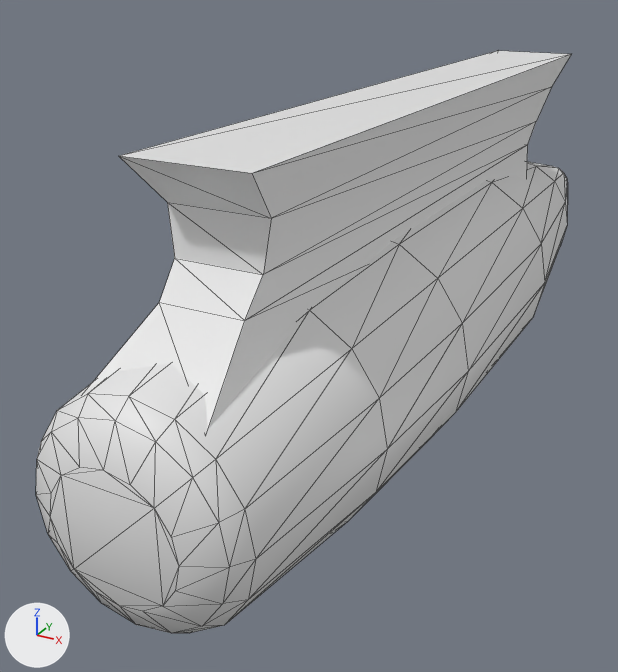
The glTF model ships/hull-parts/models/cylinder_keel.glb as it was, and as the next commit left it.
Before and after are seen from a 50 mm camera at (4.27, -10.61, 1.96) aimed at (-1.3, -0.48, -3.11). Lighting does not change. The marker at lower left points along +X, +Y and +Z. The older version comes first. Mesh edges are drawn as thin lines.

The older version as bpy lines, for what is in view:
```python
me_cube_001 = bpy.data.meshes.new('Cube.001')
me_cube_001.from_pydata(...)  # 20 vertices, 36 faces; spans x -0.67..0.67, y -5.77..5.61, z -1.59..0.43
me_cylinder_001 = bpy.data.meshes.new('Cylinder.001')
me_cylinder_001.from_pydata(...)  # 128 vertices, 252 faces; spans x -1.53..1.53, y -6.25..8.04, z -2.25..0.82
ob_cube = bpy.data.objects.new('Cube', me_cube_001)
ob_cube.location = (0.0, 0.0, 0.0)
ob_cylinder = bpy.data.objects.new('Cylinder', me_cylinder_001)
ob_cylinder.location = (0.0, 0.0, -1.77)
```
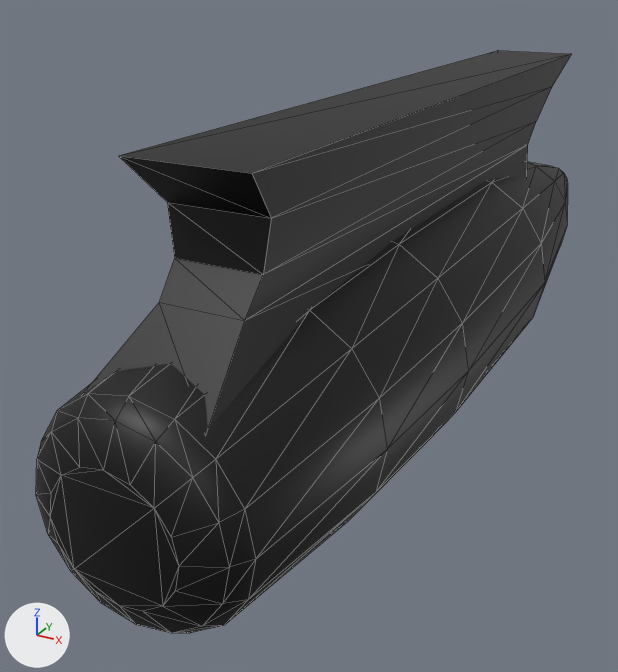
What differs and where, as boxes [x1, y1, x2, y2] in the pictures (618 x 672 px):
'Cylinder', recoloured (white to black)
    both: [36, 162, 568, 633]
'Cube', recoloured (white to grey)
    both: [85, 51, 571, 429]

The change, as a diff of the scene's bpy script:
```diff
--- a/ships/hull-parts/models/cylinder_keel.glb.py
+++ b/ships/hull-parts/models/cylinder_keel.glb.py
@@ mat_defaultmaterial_001 @@
+mat_defaultmaterial_001 = bpy.data.materials.new('DefaultMaterial.001')
+mat_defaultmaterial_001.use_nodes = True; mat_defaultmaterial_001.node_tree.nodes.clear()
+_N = mat_defaultmaterial_001.node_tree.nodes; _L = mat_defaultmaterial_001.node_tree.links
+n0 = _N.new('ShaderNodeOutputMaterial'); n0.name = 'Material Output'
+n1 = _N.new('ShaderNodeBsdfPrincipled'); n1.name = 'Principled BSDF'
+n2 = _N.new('ShaderNodeVertexColor'); n2.name = 'Color Attribute'
+_L.new(n1.outputs[0], n0.inputs[0])  # 'BSDF' to 'Surface'
+_L.new(n2.outputs[0], n1.inputs[0])  # 'Color' to 'Base Color'
@@ mat_defaultmaterial @@
+mat_defaultmaterial = bpy.data.materials.new('DefaultMaterial')
+mat_defaultmaterial.use_nodes = True; mat_defaultmaterial.node_tree.nodes.clear()
+_N = mat_defaultmaterial.node_tree.nodes; _L = mat_defaultmaterial.node_tree.links
+n0 = _N.new('ShaderNodeOutputMaterial'); n0.name = 'Material Output'
+n1 = _N.new('ShaderNodeBsdfPrincipled'); n1.name = 'Principled BSDF'
+n2 = _N.new('ShaderNodeVertexColor'); n2.name = 'Color Attribute'
+_L.new(n1.outputs[0], n0.inputs[0])  # 'BSDF' to 'Surface'
+_L.new(n2.outputs[0], n1.inputs[0])  # 'Color' to 'Base Color'
@@ me_cube_001 @@
 me_cube_001.from_pydata(...)  # 20 vertices, 36 faces; spans x -0.67..0.67, y -5.77..5.61, z -1.59..0.43
+me_cube_001.materials.append(mat_defaultmaterial)
@@ me_cylinder_001 @@
 me_cylinder_001.from_pydata(...)  # 128 vertices, 252 faces; spans x -1.53..1.53, y -6.25..8.04, z -2.25..0.82
+me_cylinder_001.materials.append(mat_defaultmaterial_001)
```
